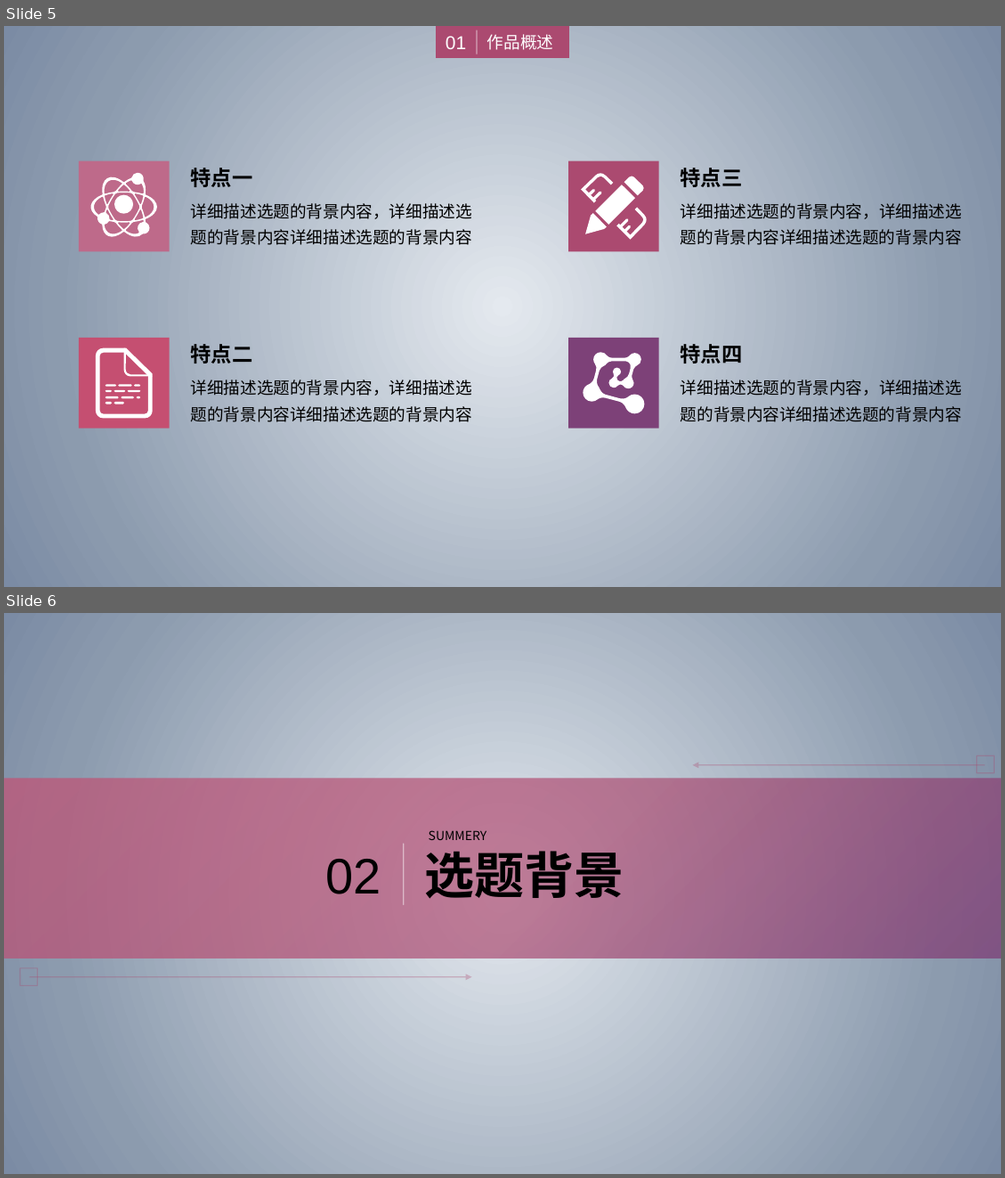
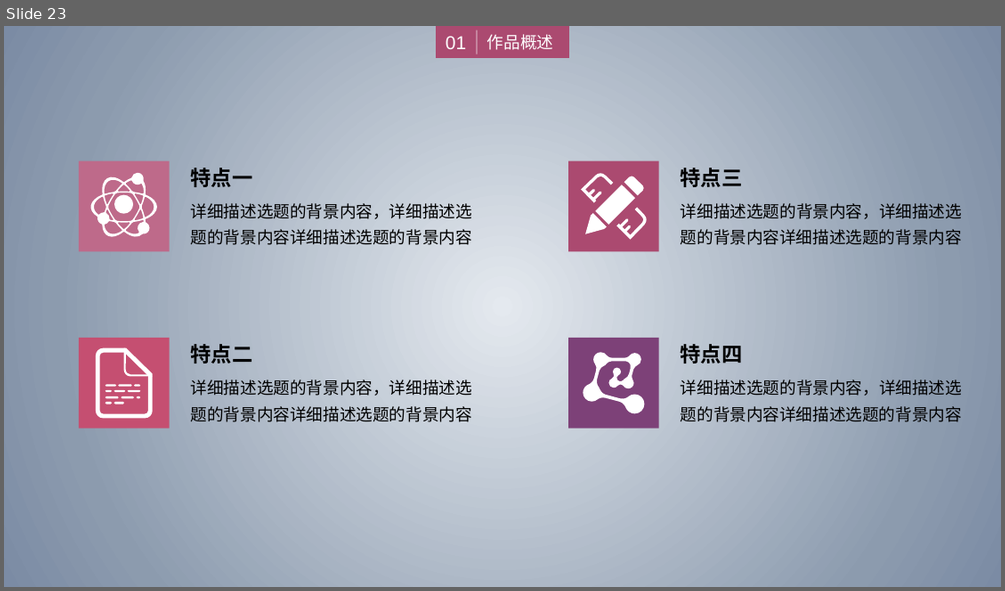
Before and after one commit to zhuangzhuang131419/McGill, a slide deck: COMP396/Presentation.pptx. Shown one above the other, each under a label of ours: slides 5 and 6 before the commit, slide 23 after it. The pictures are 1005x1178 and 1005x591 pixels, drawn with LibreOffice and Linux fonts; fonts in the diff are those of the drawing. Boxes give left, top, right and bottom in pixels: in the first picture for what was removed or moved away, otherwise in the second. Text is boxed around its words. In the diff, an @@ line names an element or a change of style, - is before the commit and + after.

```diff
--- a/COMP396/Presentation.pptx
+++ b/COMP396/Presentation.pptx
@@ slide 6 removed at [4,613,1001,1174], background gradient #E4E9EF to #8C9BAE to #7B8BA4 @@
@@ arrow removed from (985, 765) to (693, 765) @@
@@ rectangle removed at [977,755,994,773] @@
@@ rectangle removed at [4,779,1001,957] @@
@@ line removed from (404, 844) to (404, 905) @@
@@ text removed at [424,851,623,899] @@
-选题背景
@@ text removed at [429,830,487,840] @@
-SUMMERY
@@ text removed at [325,859,380,894] @@
-02
@@ rectangle removed at [20,968,37,985] @@
@@ arrow removed from (30, 977) to (472, 977) @@
@@ what was slide 5 is now slide 23 @@
```
Also in this commit, not shown: 3 slides changed, 8 slides added, 3 other slides removed.
